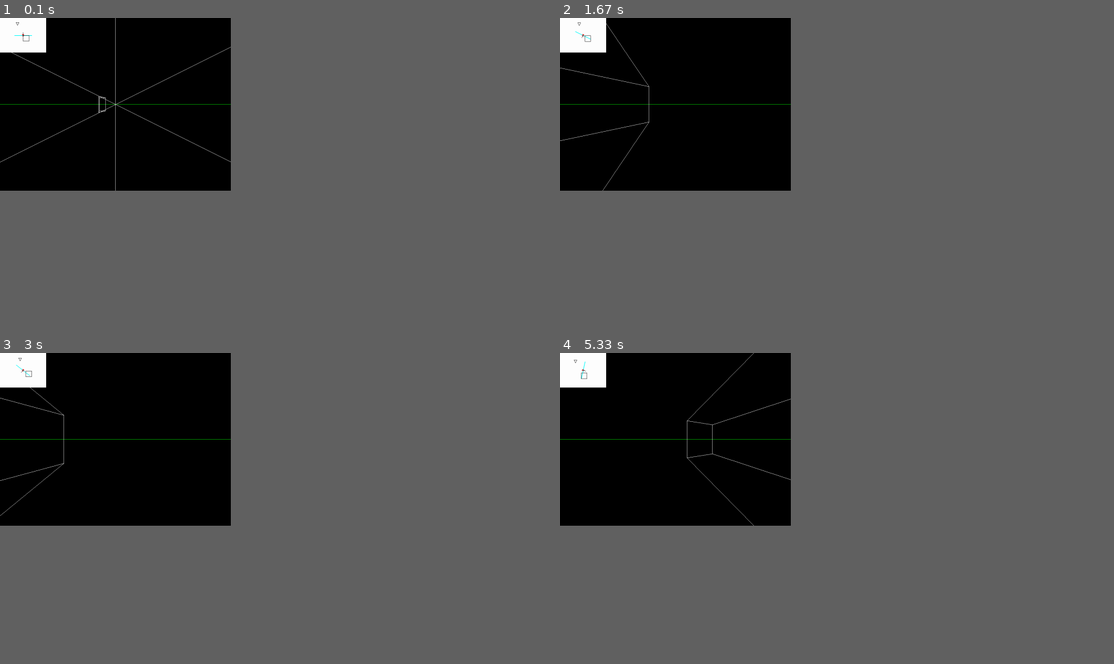
Above: before the commit, frames 1-4 (two rows, left to right).
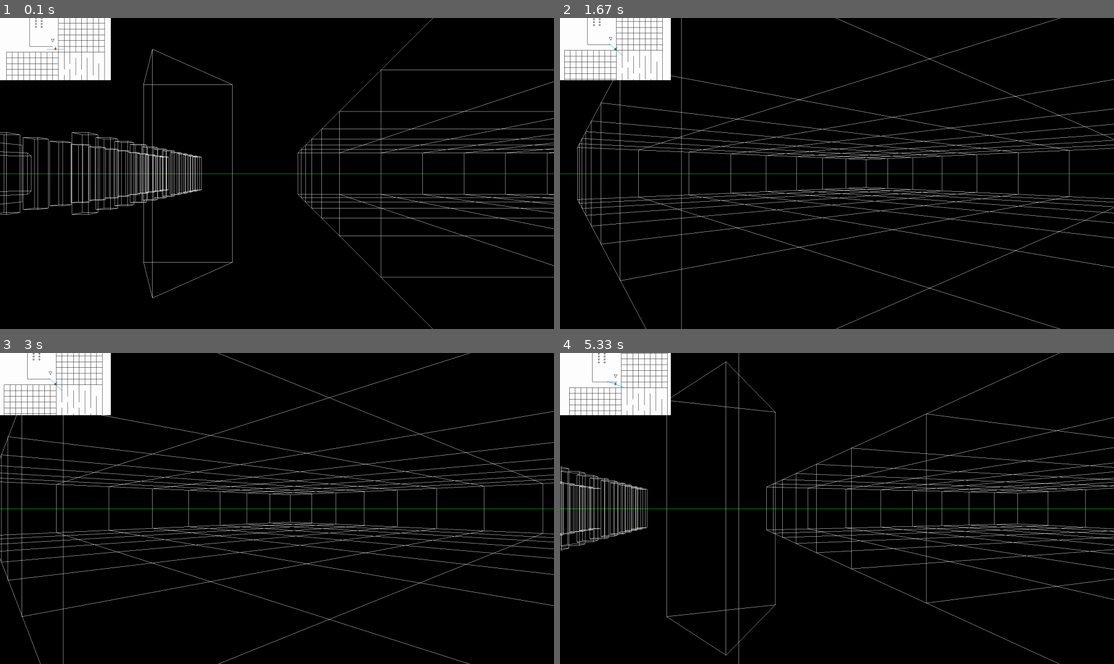
Above: after the commit, the same moments.

Repository: matia6170/Simple3dEngine
Game: pygame game, started from pygametest.py
Same seed, same stepped clock (60 frames per second), same inputs: the game is played once before the commit and once after it.
Inputs:
- Up to frame 1 (0.1 s): no input
- Up to frame 2 (1.67 s): hold Right 0.33-0.8 s; hold Right 0.83-1.3 s; hold D 0.83-1.3 s; hold Left from 1.33 s (still down); hold A from 1.33 s (still down)
- Up to frame 3 (3 s): release Left at 1.87 s; release A at 1.87 s; hold Left 1.9-2.3 s; hold A 1.9-2.3 s; hold Right 2.33-2.97 s; hold D 2.33-2.97 s
- Up to frame 4 (5.33 s): hold Left 3-3.47 s; hold A 3-3.47 s; hold Right 3.5-3.97 s; hold D 3.5-3.97 s; hold Right 4-4.47 s; hold D 4-4.47 s; hold Left 4.5-5.03 s; hold A 4.5-5.03 s; hold Left from 5.07 s (still down); hold A from 5.07 s (still down)
In our replay, the window is 375x281 before the commit and 900x506 after it. These sizes can differ from the game's own. Grey fills any space a smaller window leaves; there, only what the larger window draws over its background counts as a difference.

The runs differ from the first frame. In frame 1, 9.2% of the frame differs, in the area x 0-100%, y 0-100%; in frame 2, 9.3%; in frame 3, 9.3%; in frame 4, 9.3%.

Commit message:
added basic maps

Diff:
--- a/objects.py
+++ b/objects.py
@@ -66,10 +66,10 @@
         keys = pygame.key.get_pressed()
         if keys[pygame.K_LEFT]:
             #self.move(-5, 0)
-            self.rotation += 0.1
+            self.rotation += 0.02
         if keys[pygame.K_RIGHT]:
             #self.move(5, 0)
-            self.rotation -= 0.1
+            self.rotation -= 0.02
         if keys[pygame.K_a]:
             #move left
             self.move(-5*cos(self.rotation), 5*sin(self.rotation))
@@ -92,8 +92,9 @@
 
 
 class Wall:
-    def __init__(self, start, end):
+    def __init__(self, start, end, floor=False):
         if not isinstance(start, Point) or not isinstance(end, Point):
             raise TypeError('start and end must be instances of Point')
         self.start = start
         self.end = end
+        self.floor = floor
--- a/pygametest.py
+++ b/pygametest.py
@@ -7,9 +7,10 @@
 pygame.init()
 
 # Set up the window
-SCREEN_WIDTH = 800
-SCREEN_HEIGHT = 600
+SCREEN_WIDTH = 1920
+SCREEN_HEIGHT = 1080
 window = display.set_mode((SCREEN_WIDTH, SCREEN_HEIGHT))
+
 display.set_caption("3D")
 
 SCALE = 1
@@ -20,7 +21,7 @@
 P_CENTER = Point(center_x, center_y)
 
 # Set up the player
-player = Player('Player', Point(0, 0), 0, 20, (255, 0, 0))
+player = Player('Player', Point(-50, -50), 0, 20, (255, 0, 0))
 
 
 # Set up the clock
@@ -31,13 +32,14 @@
 CLIPDEPTH = 0.1
 WALLHEIGHT = 100
 
+############## MAP STARTS HERE #####################
 # set up the walls
 
 walls = [
-    Wall(Point(0, 0), Point(0, 100)),
-    Wall(Point(0, 100), Point(100, 100)),
-    Wall(Point(100, 100), Point(100, 0)),
-    Wall(Point(100, 0), Point(0, 0)),
+    # Wall(Point(0, 0), Point(0, 100)),
+    # Wall(Point(0, 100), Point(100, 100)),
+    # Wall(Point(100, 100), Point(100, 0)),
+    # Wall(Point(100, 0), Point(0, 0)),
     # Triangle
     Wall(Point(-100, -175), Point(-125, -225)),  # Top to bottom left
     Wall(Point(-125, -225), Point(-75, -225)),  # Bottom left to bottom right
@@ -64,29 +66,74 @@
     # Wall(Point(600, 400), Point(600, 800)),
     # Wall(Point(700, 0), Point(700, 300)),
     # Wall(Point(700, 500), Point(700, 800)),
-    # # Outer walls
-    # Wall(Point(0, 0), Point(0, 800)),
-    # Wall(Point(0, 800), Point(800, 800)),
-    # Wall(Point(800, 800), Point(800, 0)),
-    # Wall(Point(800, 0), Point(0, 0)),
-    # # Maze walls
-    # Wall(Point(100, 0), Point(100, 300)),
-    # Wall(Point(100, 400), Point(100, 800)),
-    # Wall(Point(200, 0), Point(200, 200)),
-    # Wall(Point(200, 300), Point(200, 500)),
-    # Wall(Point(200, 600), Point(200, 800)),
-    # Wall(Point(300, 100), Point(300, 400)),
-    # Wall(Point(300, 500), Point(300, 700)),
-    # Wall(Point(400, 0), Point(400, 300)),
-    # Wall(Point(400, 400), Point(400, 800)),
-    # Wall(Point(500, 100), Point(500, 500)),
-    # Wall(Point(500, 600), Point(500, 800)),
-    # Wall(Point(600, 0), Point(600, 400)),
-    # Wall(Point(600, 500), Point(600, 800)),
-    # Wall(Point(700, 200), Point(700, 600)),
-    # Wall(Point(700, 700), Point(700, 800)),
+    # Outer walls
+    Wall(Point(0, 0), Point(0, 800)),
+    Wall(Point(0, 800), Point(800, 800)),
+    Wall(Point(800, 800), Point(800, 0)),
+    Wall(Point(800, 0), Point(0, 0)),
+    # Maze walls
+    Wall(Point(100, 0), Point(100, 300)),
+    Wall(Point(100, 400), Point(100, 800)),
+    Wall(Point(200, 0), Point(200, 200)),
+    Wall(Point(200, 300), Point(200, 500)),
+    Wall(Point(200, 600), Point(200, 800)),
+    Wall(Point(300, 100), Point(300, 400)),
+    Wall(Point(300, 500), Point(300, 700)),
+    Wall(Point(400, 0), Point(400, 300)),
+    Wall(Point(400, 400), Point(400, 800)),
+    Wall(Point(500, 100), Point(500, 500)),
+    Wall(Point(500, 600), Point(500, 800)),
+    Wall(Point(600, 0), Point(600, 400)),
+    Wall(Point(600, 500), Point(600, 800)),
+    Wall(Point(700, 200), Point(700, 600)),
+    Wall(Point(700, 700), Point(700, 800)),
 ]
-
+# build a room
+for x in range(0, 900, 100):
+    walls.append(Wall(Point(x, -800), Point(x, 0)))
+    walls.append(Wall(Point(0, x-800), Point(800, x-800)))
+
+for x in range(-900, 0, 100):
+    walls.append(Wall(Point(x, 0), Point(x, 800), True))
+    walls.append(Wall(Point(-900, x+900), Point(0, x+900), True))
+
+# Define the center and radius of the pentagon
+center = Point(-800, -800)
+radius = 150
+
+# Define the angles for the vertices of the pentagon
+angles = [i * 2 * math.pi / 5 for i in range(5)]
+
+# Create the vertices of the pentagon
+vertices = [Point(center.x + radius * math.cos(angle),
+                  center.y + radius * math.sin(angle)) for angle in angles]
+
+# Create the walls of the pentagon
+for i in range(5):
+    start = vertices[i]
+    end = vertices[(i + 1) % 5]  # Use modulo to loop back to the first vertex
+    walls.append(Wall(start, end))
+
+# Create the walls of the square
+walls.append(Wall(Point(-100, -100), Point(-500, -100)))
+walls.append(Wall(Point(-500, -600), Point(-500, -100)))
+
+
+def appendSquare(x, y, size=100):
+    walls.append(Wall(Point(x, y), Point(x, y+size)))
+    walls.append(Wall(Point(x, y+size), Point(x+size, y+size)))
+    walls.append(Wall(Point(x+size, y+size), Point(x+size, y)))
+    walls.append(Wall(Point(x + size, y), Point(x, y)))
+
+appendSquare(-500, 400,100)
+appendSquare(-700, 100,100)
+
+for y in range(-1000, -400, 50):
+    appendSquare(-400, y, 20)
+    appendSquare(-300, y, 20)
+
+
+############## MAP ENDS HERE #####################
 
 def rotate(point, angle):
     return Point(
@@ -107,15 +154,17 @@
 
     depth = point.y
 
-    depthScale = 1 / depth * 100
+    depthScale = 1 / depth * SCREEN_HEIGHT
 
     transformed = Point(-point.x, WALLHEIGHT/2)
     transformed *= depthScale
     transformed += Point(center_x, 0)
+
     return transformed
-
-
-def lerpWall(start, end, clipDepth):
+# , (1 / depth * 1000)
+
+
+def lerpWall(start, end, clipDepth, isFloor):
 
     top, bottom = Point(), Point()
 
@@ -139,7 +188,7 @@
     else:
         clipX = top.x + (bottom.x - top.x) * proportion
 
-    return Wall(top, Point(clipX, -clipDepth))
+    return Wall(top, Point(clipX, -clipDepth), isFloor)
 
 
 def findClipWalls(walls, clipDepth=CLIPDEPTH):
@@ -156,13 +205,13 @@
         # Then, check if the lines are clipped or not.
         if start.y < clipDepth and end.y < clipDepth:
             # both are not clipped
-            clipWalls.append(Wall(start, end))
+            clipWalls.append(Wall(start, end, wall.floor))
         elif start.y > clipDepth and end.y > clipDepth:
             # both are clipped
             continue
         else:
             # one is clipped
-            clipWalls.append(lerpWall(start, end, clipDepth))
+            clipWalls.append(lerpWall(start, end, clipDepth, wall.floor))
 
     return clipWalls
 
@@ -232,25 +281,32 @@
 
     # draw line
     for wall in clipWalls:
-        w = Wall(toScreen(wall.start), toScreen(wall.end))
+        topPoint = toScreen(wall.start)
+        bottomPoint = toScreen(wall.end)
+        w = Wall(topPoint, bottomPoint)
+
+        # width = abs(int((w1+w2)/2))
+        width = 1
 
         # draw.line(window, (255, 255, 255),
         #           (w.start.x, w.start.y), (w.end.x, w.end.y))
 
+        # bottom Edge
+        draw.line(window, (255, 255, 255),
+                  (w.start.x, center_y-w.start.y), (w.end.x, center_y-w.end.y), width=width)
+        if wall.floor:
+            continue
         # top Edge
         draw.line(window, (255, 255, 255),
-                  (w.start.x, center_y-w.start.y), (w.end.x, center_y-w.end.y))
-        # bottom Edge
-        draw.line(window, (255, 255, 255),
-                  (w.start.x, center_y+w.start.y), (w.end.x, center_y+w.end.y))
+                  (w.start.x, center_y+w.start.y), (w.end.x, center_y+w.end.y), width)
 
         # Vertical Walls
         if w.start.y < CLIPDEPTH:
             draw.line(window, (255, 255, 255),
-                  (w.start.x, center_y-w.start.y), (w.start.x, center_y+w.start.y))
+                      (w.start.x, center_y-w.start.y), (w.start.x, center_y+w.start.y), width)
         if w.end.y < CLIPDEPTH:
             draw.line(window, (255, 255, 255),
-                  (w.end.x, center_y-w.end.y), (w.end.x, center_y+w.end.y))
+                      (w.end.x, center_y-w.end.y), (w.end.x, center_y+w.end.y), width)
 
     updateSurface()
     window.blit(surface, (0, 0))
